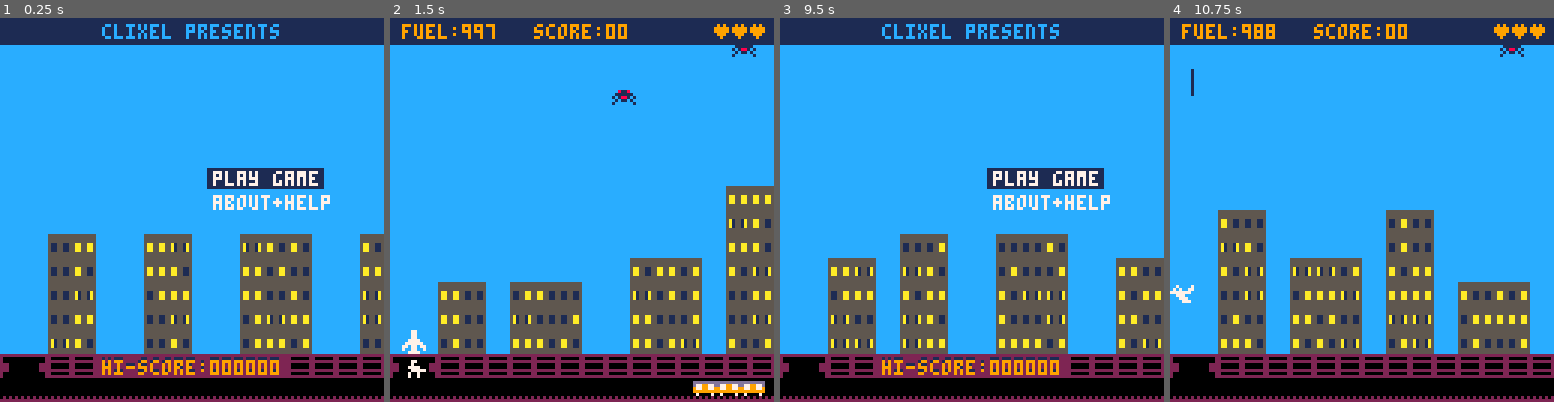
Above: before the commit, frames 1-4 (left to right).
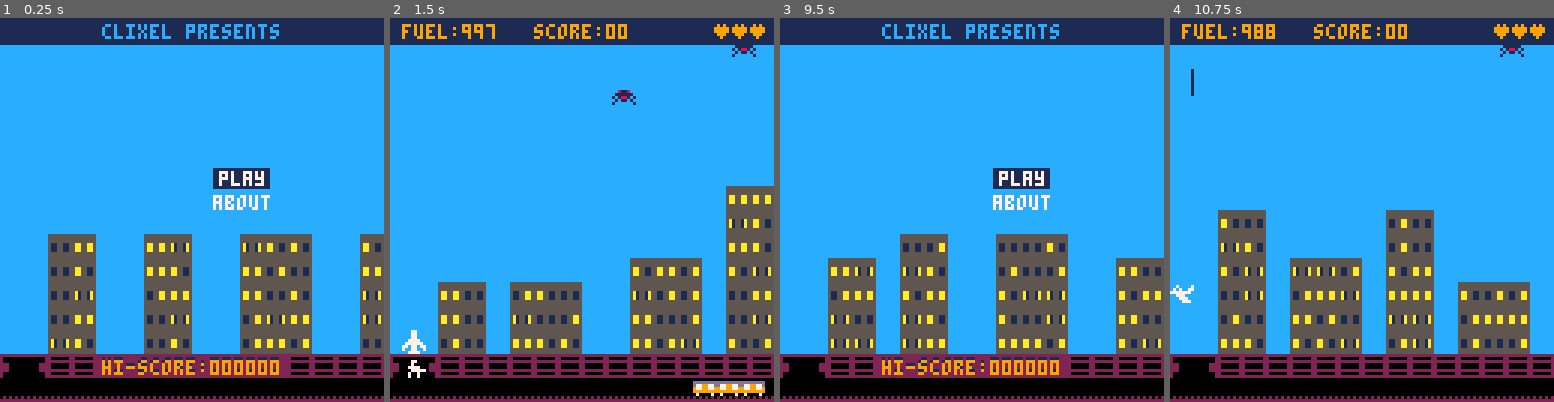
Above: after the commit, the same moments.

Repository: natebeaty/savepicoville
Game: PICO-8 cartridge savepicoville.p8
Two runs of this game, one before a commit and one after it. Both use one fixed random seed, a clock stepped at 60 frames per second and the inputs below.
Inputs:
- Up to frame 1 (0.25 s): no input
- Up to frame 2 (1.5 s): tap O (Z key) at 0.33, 0.7, 1.43 s; tap X (X key) at 1.07 s
- Up to frame 3 (9.5 s): hold Left 1.97-2.37 s; tap X (X key) every 0.33 s from 2.07 to 9.4 s; tap O (Z key) every 0.88 s from 2.22 to 9.28 s; hold Down 2.42-2.82 s; hold Right 2.87-3.53 s; hold Up 3.58-4.08 s; hold Right 4.13-4.53 s; hold Down 4.58-5.08 s; hold Left 5.13-5.8 s; hold Up 5.85-6.18 s; hold Left 6.23-6.63 s; hold Down 6.68-7.08 s; hold Right 7.13-7.8 s; hold Up 7.85-8.35 s; hold Right 8.4-8.8 s; hold Down 8.85-9.35 s; hold Left from 9.4 s (still down)
- Up to frame 4 (10.75 s): tap X (X key) every 0.33 s from 9.73 to 10.73 s; release Left at 10.07 s; hold Up 10.12-10.45 s; tap O (Z key) at 10.17 s; hold Left from 10.5 s (still down)

The runs differ from the first frame. In frame 1, 1.3% of the frame differs, in the area x 53-86%, y 39-50%; in frame 2, nothing differs; in frame 3, 1.3%; in frame 4, nothing differs.

Commit message:
about page updates with glowing eyes, random clouds, center points table

Diff:
--- a/main.lua
+++ b/main.lua
@@ -126,6 +126,36 @@
   sfx(05)
 end
 
+function about_page()
+  mode="about"
+  t=0
+  camy=0
+  cama=1
+  --initial set of clouds
+  clouds={
+    {spr=128,x=50,y=-10,dx=0.7},
+    {spr=128,x=-50,y=6,dx=0.35},
+    {spr=166,x=50,y=24,dx=-0.3},
+    {spr=166,x=-50,y=34,dx=0.5}
+  }
+  --randoclouds
+  for i=1,5 do
+    add(clouds,new_cloud())
+  end
+  userscrolled=false
+end
+
+function new_cloud()
+  local x=rnd()>0.5 and -100 or 130
+  local spd=(rnd(5)+1)/10
+  return {
+    spr=rnd()>0.5 and 128 or 166,
+    x=x,
+    y=-5+8*rnd(6),
+    dx=rnd()>0.5 and -spd or spd
+  }
+end
+
 --clear out stage actors
 function empty_stage()
   enemies={}
@@ -155,11 +185,36 @@
   building_update()
 
   if mode=="about" then
-    if t>25 then
+    --clouds
+    for cloud in all(clouds) do
+      cloud.x+=cloud.dx
+      if (cloud.dx<0 and cloud.x<-130) or (cloud.dx>0 and cloud.x>130) then
+        del(clouds,cloud)
+        add(clouds,new_cloud())
+      end
+    end
+
+    --autoscroll if user hasn't scrolled manually
+    if not userscrolled and t>60 then
       camy+=1
-      camy=min(128,camy)
-    end
-
+    end
+
+    --arrow keys scroll up + down with inertia
+    if btn(2) or btn(3) then
+      userscrolled=true
+      cama+=1
+      if btn(2) then
+        camy-=1*cama
+      else
+        camy+=1*cama
+      end
+    else
+      cama=1
+    end
+
+    camy=mid(0,camy,128)
+
+    --action button goes to title
     if t>5 and (btnp(4) or btnp(5)) then
       sfx(18)
       camera()
@@ -184,9 +239,7 @@
       sfx(18)
       if (titlesel==1) start_game()
       if (titlesel==2) then
-        mode="about"
-        t=0
-        camy=0
+        about_page()
       end
     end
     --up/down changes menu item
@@ -273,38 +326,55 @@
 
   if mode=="about" then
     cls(12)
+
+    --clouds
+    for cloud in all(clouds) do
+      --different sprite widths for clouds
+      local w=cloud.spr==128 and 12 or 10
+      spr(cloud.spr,cloud.x,cloud.y,w,2)
+    end
+
     --print title gfx
     ?introgfx,0,0
     ?titlegfx,5,1
     rectfill(0,128,128,256,13)
 
+    --glow eyes
+    if t%5>2 and t%8<3 then
+      spr(69,40,48,2,2)
+      spr(71,64,48,2,2)
+      pset()
+    elseif t%8>3 and t%8<7 then
+      spr(101,40,48,2,2)
+      spr(103,64,48,2,2)
+    end
+
     centertxt("oh no! picoville is under",132,1)
     centertxt("attack! fight back the mutants",139,1)
-    centertxt("and save as many as you can",146,1)
-
-    spr(t%10<5 and 16 or 17,40,158)
-    print("20 pts",55,160,7)
-
-    spr(34,40,168,1,1,t%10<5 and true or false)
-    print("50 pts",55,170,7)
+    centertxt("and save the townspeople",146,1)
+
+    spr(t%10<5 and 16 or 17,37,158)
+    print("20 points",52,160,7)
+
+    spr(34,37,168,1,1,t%10<5 and true or false)
+    print("50 points",52,170,7)
 
     pal(13,5)
-    spr(t%10<5 and 53 or 54,40,178)
-    print("90 pts",55,180,7)
+    spr(t%10<5 and 53 or 54,37,178)
+    print("90 points",52,180,7)
     pal(13,13)
 
-    spr(t%10<5 and 39 or 40,40,188)
-    print("400 fuel",55,190,7)
-
-    spr(56,40,198)
-    print("every 1000",55,200,7)
-
-    spr(01,40,208)
-    print("10 pts bonus",55,210,7)
-    print("each round",55,217,7)
+    spr(t%10<5 and 39 or 40,37,188)
+    print("400 fuel",52,190,7)
+
+    spr(56,37,198)
+    print("every 1000",52,200,7)
+
+    spr(01,37,209)
+    print("10 points",52,210,7)
+    print("each round",52,217,7)
 
     --pan down
-    -- camera(0,128)
     camera(0,camy)
     centertxt("back to title",232,7,1)
     centertxt("nate beaty • clixel 2023",246,9)
@@ -320,8 +390,8 @@
     rectfill(0,0,128,8,1)
     centertxt("clixel presents",2,12)
     ?titlegfx,7,12
-    bgtxt("play game",71,51,7,(titlesel==1 and 1 or 12))
-    bgtxt("about+help",71,59,7,(titlesel==2 and 1 or 12))
+    bgtxt("play",73,51,7,(titlesel==1 and 1 or 12))
+    bgtxt("about",71,59,7,(titlesel==2 and 1 or 12))
     --hi-score with shadow
     centertxt("hi-score:"..pad(hiscore.."0",6),113,1,2)
     centertxt("hi-score:"..pad(hiscore.."0",6),114,9)
